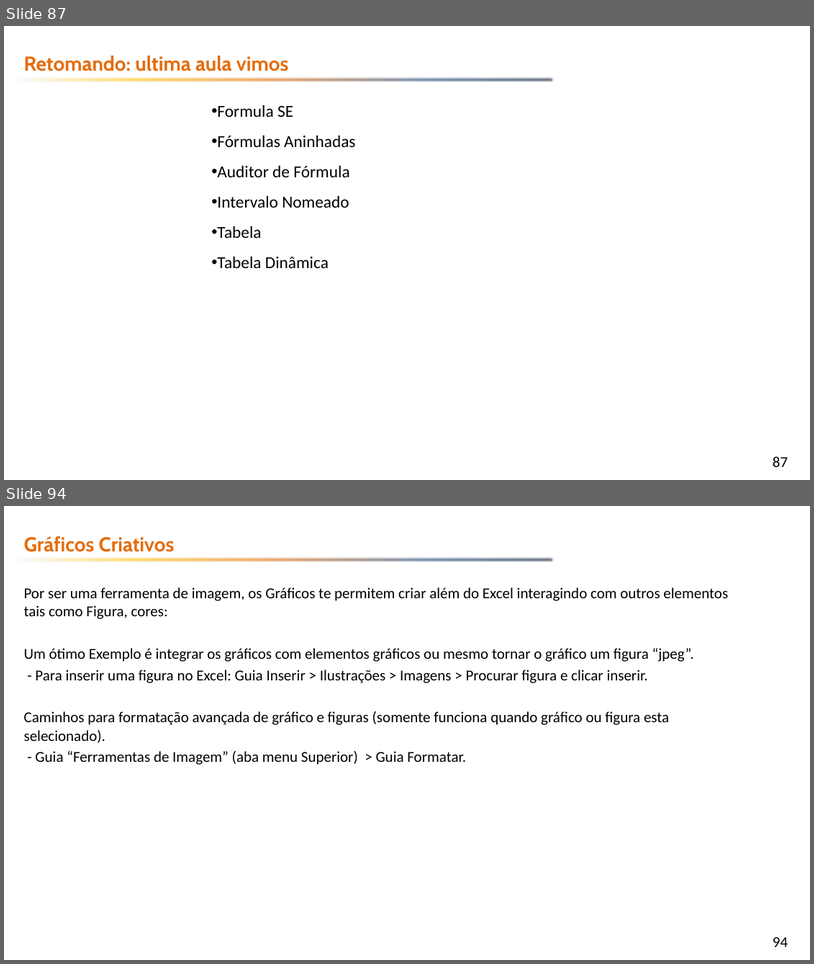
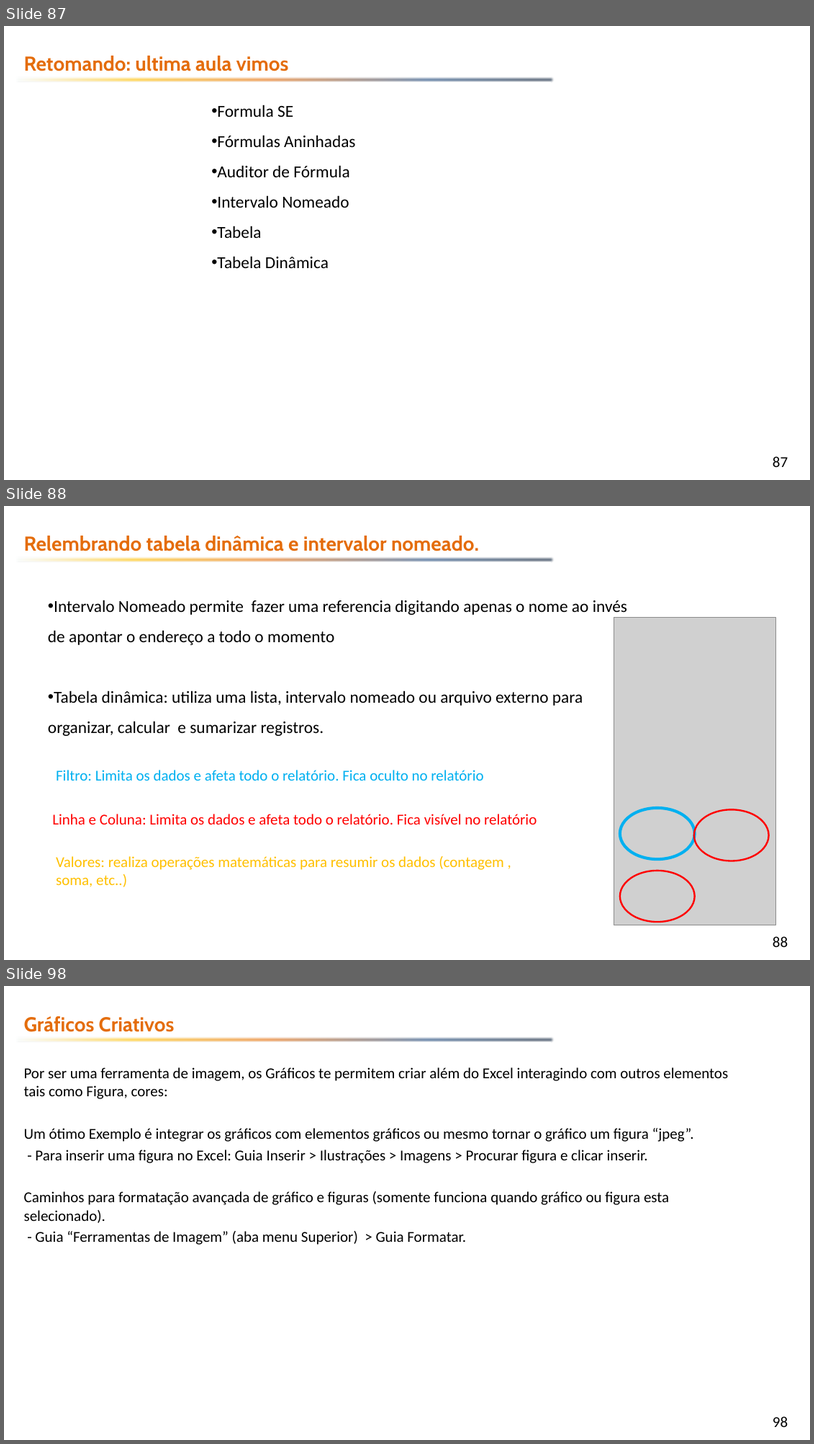
Before and after one commit to emerson-fenrir/Excel_Basico, a slide deck: Professor/Aula3.pptx. Shown one above the other, each under a label of ours: slides 87 and 94 before the commit, slides 87, 88 and 98 after it; the slides between them are not shown. The pictures are 814x964 and 814x1444 pixels, drawn with LibreOffice and Linux fonts; fonts in the diff are those of the drawing; grey boxes stand for pictures; background and template pictures are left out. Boxes give left, top, right and bottom in pixels: in the first picture for what was removed or moved away, otherwise in the second. Text is boxed around its words. In the diff, an @@ line names an element or a change of style, - is before the commit and + after.

```diff
--- a/Professor/Aula3.pptx
+++ b/Professor/Aula3.pptx
@@ slide 88 added at [4, 506, 810, 960], background picture (left out); not listed: 2 template elements that a slide beside it also shows @@
@@ text added at [24, 536, 479, 551], 24 pt, text #E46C0A, bold @@
+Relembrando tabela dinâmica e intervalor nomeado.
@@ subtitle added at [48, 600, 628, 736], 20 pt, text #000000 @@
+• Intervalo Nomeado permite fazer uma referencia digitando apenas o nome ao invés de apontar o endereço a todo o momento
+• Tabela dinâmica: utiliza uma lista, intervalo nomeado ou arquivo externo para organizar, calcular e sumarizar registros.
@@ picture added at [615, 618, 777, 925] @@
@@ text added at [56, 770, 484, 780], 18 pt, text #00B0F0 @@
+Filtro: Limita os dados e afeta todo o relatório. Fica oculto no relatório
@@ ellipse added at [620, 808, 695, 860], outline #00B0F0 3.5 pt @@
@@ text added at [52, 813, 537, 824], 18 pt, text #FF0000 @@
+Linha e Coluna: Limita os dados e afeta todo o relatório. Fica visível no relatório
@@ ellipse added at [695, 810, 770, 861], outline #FF0000 2 pt @@
@@ text added at [56, 856, 504, 887], 18 pt, text #FFC000 @@
+Valores: realiza operações matemáticas para resumir os dados (contagem , soma, etc..)
@@ ellipse added at [620, 870, 695, 921], outline #FF0000 2 pt @@
@@ what was slide 94 is now slide 98 @@
@@ page number at [773, 1416, 788, 1427]: text changed @@
-94
+98
```
Also in this commit, not shown: 4 slides changed, 3 other slides added, 9 other files.
